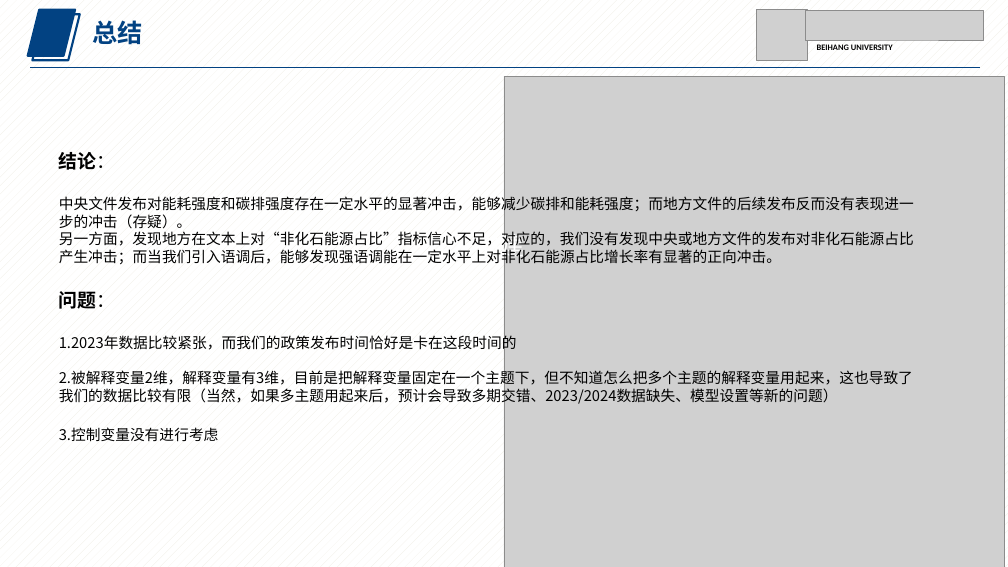
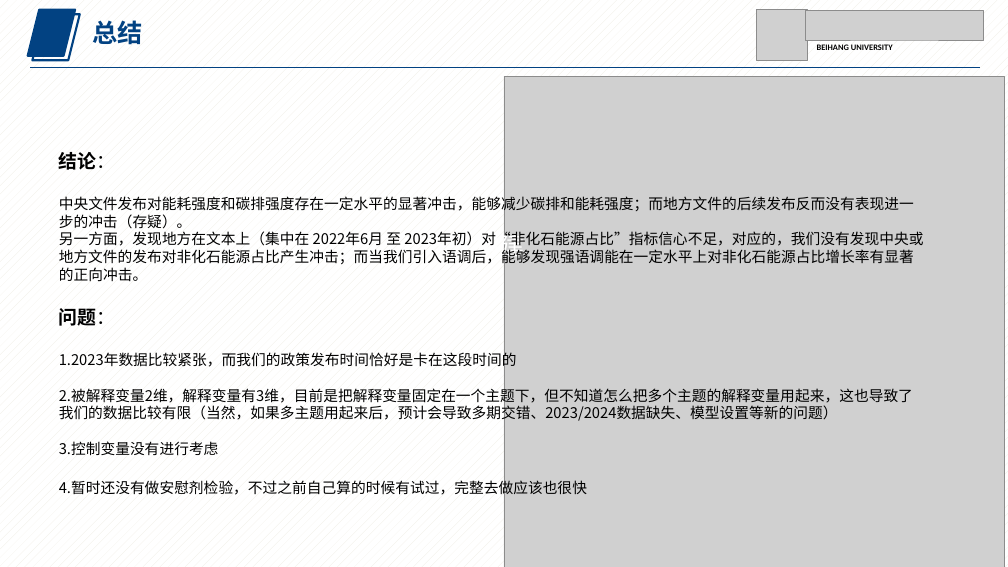
Before and after one commit to ccccchaoo/policy-diffusion, a slide deck: slide 15 of did测试/内容汇报1014.pptx. Drawn at 1008x567 pixels with LibreOffice and Linux fonts; fonts in the diff are those of the drawing; grey boxes stand for pictures. Boxes give left, top, right and bottom in pixels: in the first picture for what was removed or moved away, otherwise in the second. Text is boxed around its words. In the diff, an @@ line names an element or a change of style, - is before the commit and + after.

```diff
--- a/did测试/内容汇报1014.pptx
+++ b/did测试/内容汇报1014.pptx
@@ text at (59,194,923,282): text changed @@
-中央文件发布对能耗强度和碳排强度存在一定水平的显著冲击，能够减少碳排和能耗强度；而地方文件的后续发布反而没有表现进一步的冲击（存疑）。
-另一方面，发现地方在文本上对“非化石能源占比”指标信心不足，对应的，我们没有发现中央或地方文件的发布对非化石能源占比产生冲击；而当我们引入语调后，能够发现强语调能在一定水平上对非化石能源占比增长率有显著的正向冲击。
+中央文件发布对能耗强度和碳排强度存在一定水平的显著冲击，能够减少碳排和能耗强度；而地方文件的后续发布反而没有表现进一步的冲击（存疑）。
+另一方面，发现地方在文本上（集中在 2022年6月 至 2023年初）对“非化石能源占比”指标信心不足，对应的，我们没有发现中央或地方文件的发布对非化石能源占比产生冲击；而当我们引入语调后，能够发现强语调能在一定水平上对非化石能源占比增长率有显著的正向冲击。
@@ text at (59,479,587,498): paragraph added @@
+4.暂时还没有做安慰剂检验，不过之前自己算的时候有试过，完整去做应该也很快
```
Also in this commit, not shown: 4 other slides changed.
